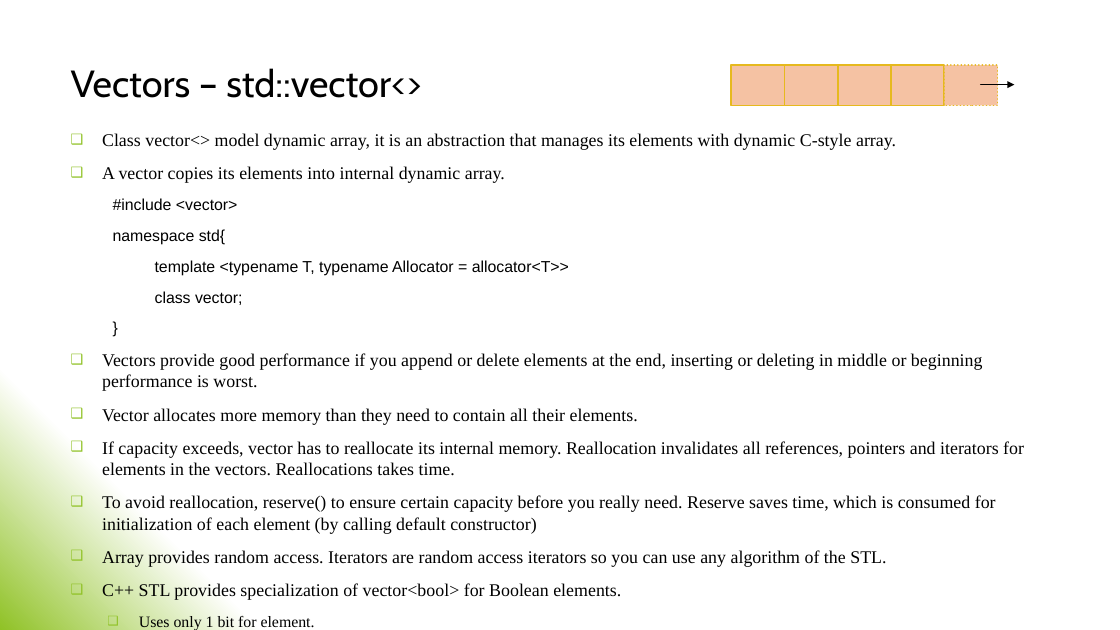
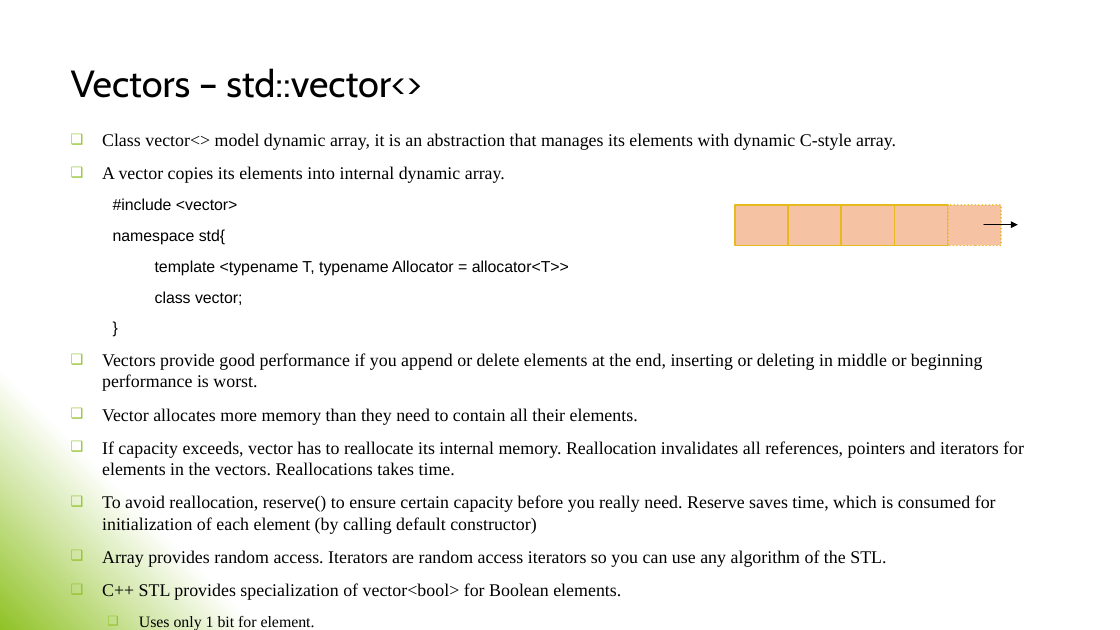
Before and after one commit to ashish7shelke/Cpp_Programming, a slide deck: slide 5 of Cpp_STL_Nicolai_Josuttis/07_STL_Containers/STL_Containers.pptx. Drawn at 1120x630 pixels with LibreOffice and Linux fonts; fonts in the diff are those of the drawing. Boxes give left, top, right and bottom in pixels: in the first picture for what was removed or moved away, otherwise in the second. Text is boxed around its words. In the diff, an @@ line names an element or a change of style, - is before the commit and + after.

```diff
--- a/Cpp_STL_Nicolai_Josuttis/07_STL_Containers/STL_Containers.pptx
+++ b/Cpp_STL_Nicolai_Josuttis/07_STL_Containers/STL_Containers.pptx
@@ 5 rectangles, 1 arrow: place and size @@
-5 rectangles, 1 arrow at [732, 65, 1015, 105]
+5 rectangles, 1 arrow at [735, 205, 1018, 245]
```
Also in this commit, not shown: 1 slide added, 2 other files.
